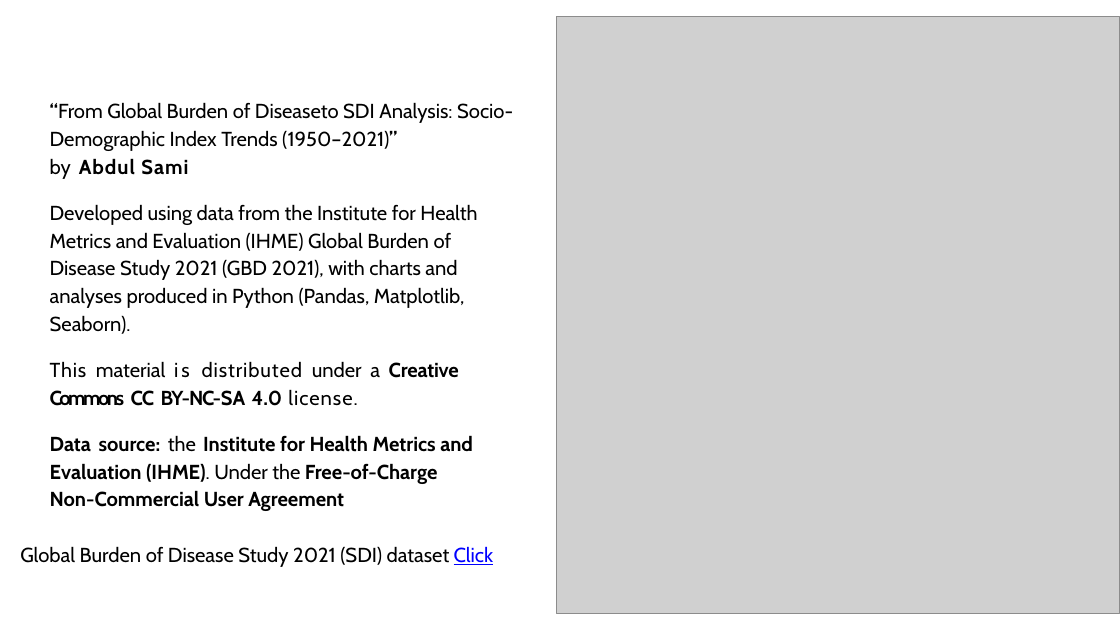
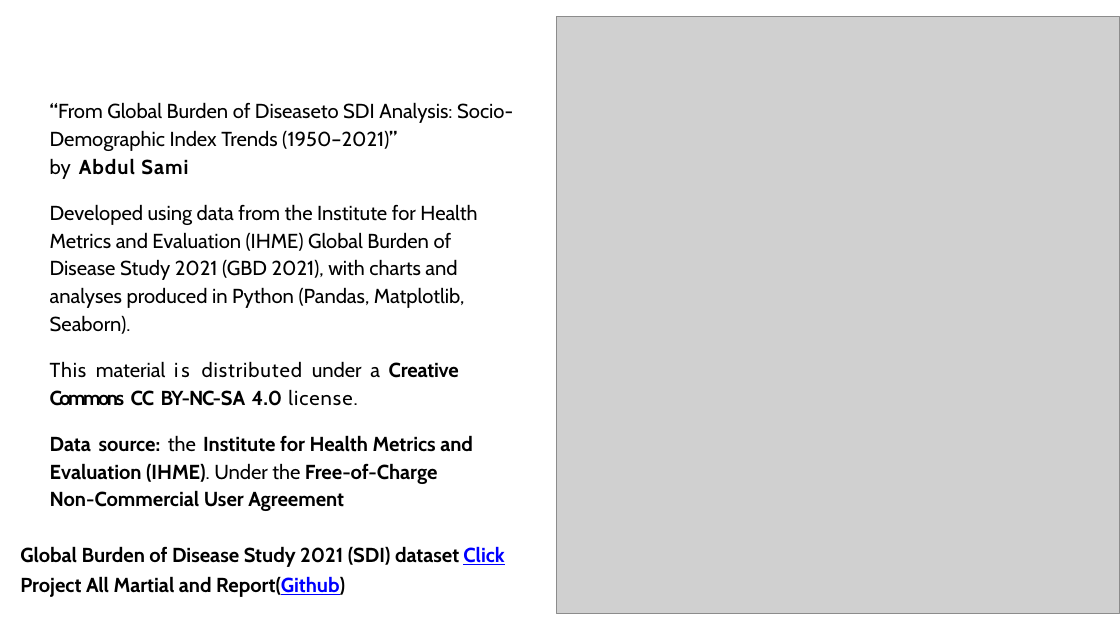
Before and after one commit to samiwadh/Global-Burden-of-Disease-Project, a slide deck: slide 21 of Data Visualization.pptx. Drawn at 1120x630 pixels with LibreOffice and Linux fonts; fonts in the diff are those of the drawing; grey boxes stand for pictures. Boxes give left, top, right and bottom in pixels: in the first picture for what was removed or moved away, otherwise in the second. Text is boxed around its words. In the diff, an @@ line names an element or a change of style, - is before the commit and + after.

```diff
--- a/Data Visualization.pptx
+++ b/Data Visualization.pptx
@@ text "Global Burden of Disease Study ..." at box(20, 546, 504, 567): bold on @@
@@ text added at box(20, 576, 345, 597), 13 pt, text #000000, bold @@
+Project All Martial and Report(Github)
```
Also in this commit, not shown: 12 other slides changed.
